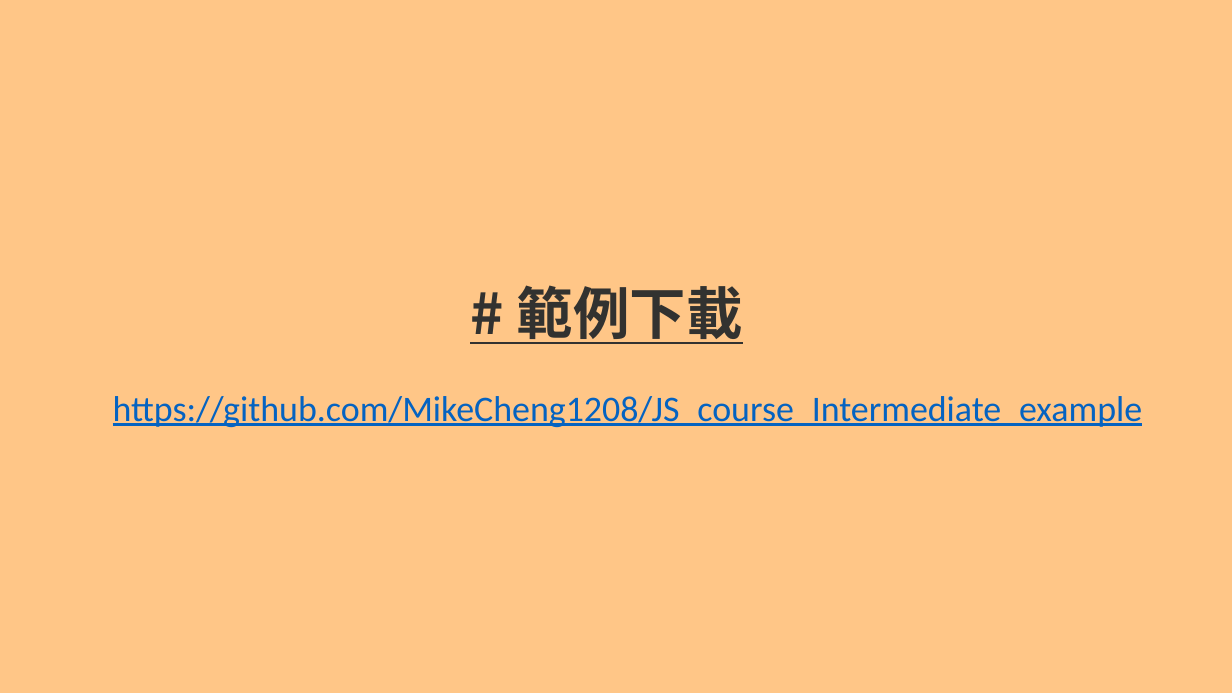
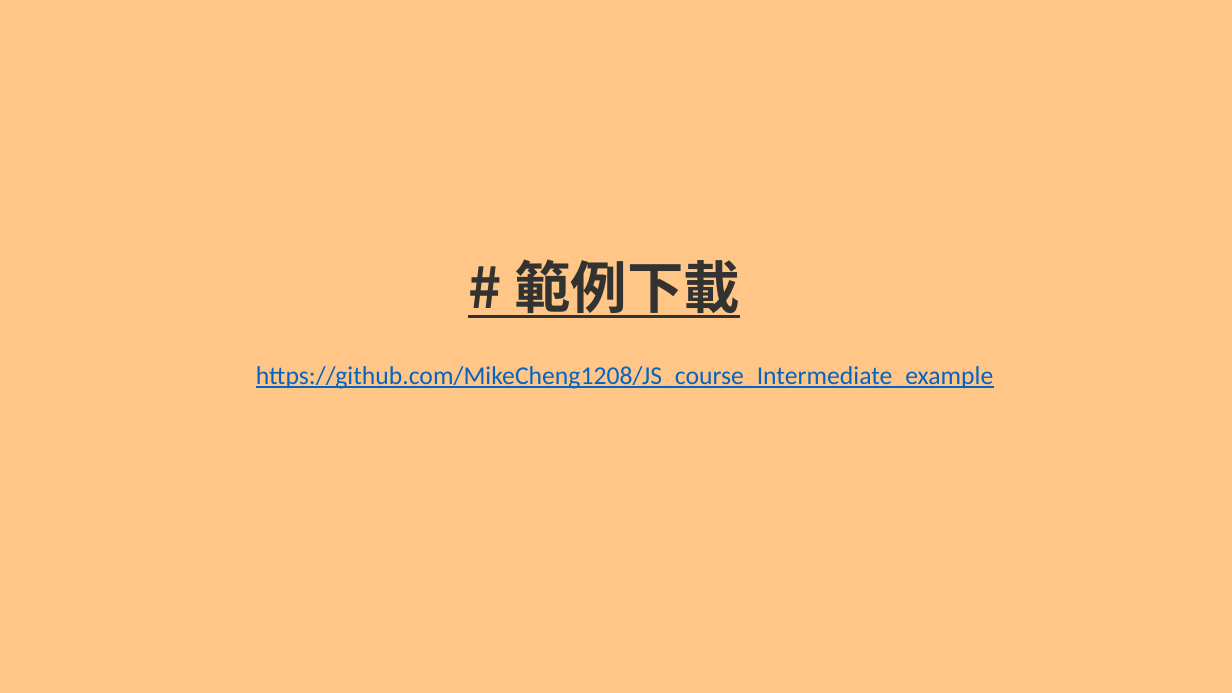
Before and after one commit to a23246542/JS_course_Intermediate_example, a slide deck: slide 2 of 現代 JavaScript 職人之路｜ 中階篇.pptx. Drawn at 1232x693 pixels with LibreOffice and Linux fonts; fonts in the diff are those of the drawing. Boxes give left, top, right and bottom in pixels: in the first picture for what was removed or moved away, otherwise in the second. Text is boxed around its words. In the diff, an @@ line names an element or a change of style, - is before the commit and + after.

```diff
--- a/現代 JavaScript 職人之路｜ 中階篇.pptx
+++ b/現代 JavaScript 職人之路｜ 中階篇.pptx
@@ title "# 範例下載": place and size @@
-title "# 範例下載" at [517, 285, 743, 344]
+title "# 範例下載" at [514, 259, 740, 318]
@@ text "https://github.com/MikeCheng1208/JS_course_Intermediate_exam ...": place and size @@
-text "https://github.com/MikeCheng1208/JS_course_Intermediate_exam ..." at [113, 396, 1143, 427]
+text "https://github.com/MikeCheng1208/JS_course_Intermediate_exam ..." at [256, 366, 993, 389]
@@ text "https://github.com/MikeCheng1208/JS_course_Intermediate_exam ..." at [256, 366, 993, 389]: size 28 to 20 pt @@
```
Also in this commit, not shown: 5 other slides changed, 1 slide added, 1 slide removed, 5 other files.
